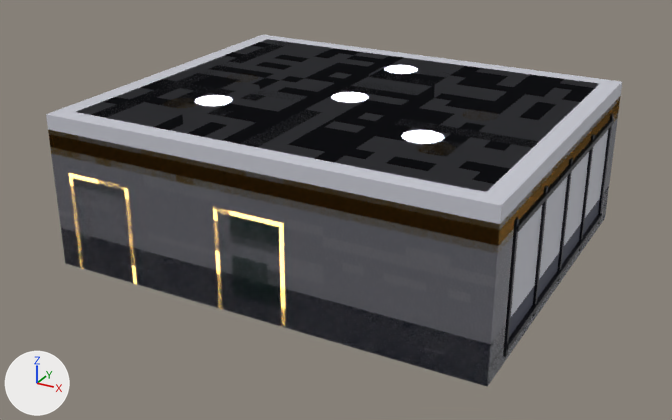
Before and after pictures for a commit that changed the glTF model nyc3000/public/models/interiors.glb.
Before and after are seen from a 50 mm lens placed at (11.22, -21.17, 11.42), pointed at (-0.12, -0.56, 1.11). Every picture has the same lights, and +X, +Y and +Z are marked at lower left. The first picture is the older version.

The first picture shows 'room_flat_loft', 'room_flat_penthouse', 'room_shop_bank'.
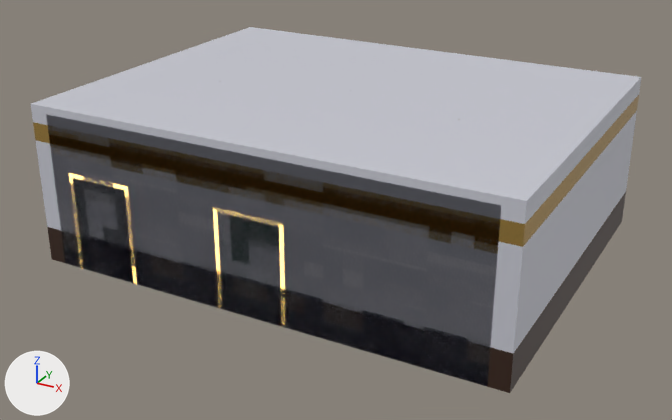
Boxes [x1, y1, x2, y2] around the edits, measured in the pictures (672 x 420 px):
'room_hotel_lobby', added: after [31, 27, 641, 393]
'room_shop_bank', unchanged, covered by the edit: before [46, 35, 622, 386]; after [46, 115, 501, 386]
'room_flat_loft', unchanged, covered by the edit: before [91, 41, 595, 184]

What changed in the scene script:
```text
Add me_room_hotel_lobby:
    me_room_hotel_lobby.from_pydata(...)  # 4147 vertices, 7884 faces; spans x -6.5..6.5, y -5.0..5.0, z 0.0..4.4
    me_room_hotel_lobby.materials.append(mat_marble_b)  # light grey #b9bac8
    me_room_hotel_lobby.materials.append(mat_marble_a)  # light grey #d9d9e2
    me_room_hotel_lobby.materials.append(mat_carpet_navy)  # dark blue #1a2a5a
    me_room_hotel_lobby.materials.append(mat_dark_wood)  # brown #3a2418
    me_room_hotel_lobby.materials.append(mat_marble_wall)  # light grey #cfd0da
    me_room_hotel_lobby.materials.append(mat_gold_m)  # orange #d8b060
    me_room_hotel_lobby.materials.append(mat_lamp_warm)  # beige #ffd9a0, glowing beige #ffd9a0
    me_room_hotel_lobby.materials.append(mat_neon_gold)  # orange #ffd27a, glowing orange #ffd27a
    me_room_hotel_lobby.materials.append(mat_dark)  # black #16171d
    me_room_hotel_lobby.materials.append(mat_screen_cyan)  # cyan #29f3ff, glowing cyan #29f3ff
    me_room_hotel_lobby.materials.append(mat_velvet)  # dark purple #6a1a4a
    me_room_hotel_lobby.materials.append(mat_rug)  # purple #8a4dff
    me_room_hotel_lobby.materials.append(mat_glass_top)  # black #101826
    me_room_hotel_lobby.materials.append(mat_pot)  # light grey #d9d4e4
    me_room_hotel_lobby.materials.append(mat_leaf)  # green #2f8a4a
    me_room_hotel_lobby.materials.append(mat_steel)  # grey #9aa2b0
    me_room_hotel_lobby.materials.append(mat_menu_yellow)  # orange #ffd27a, glowing orange #ffd27a
    me_room_hotel_lobby.materials.append(mat_door_glass)  # dark cyan #1c5a52
    me_room_hotel_lobby.materials.append(mat_exit_sign)  # green #3aff9a, glowing green #3aff9a
    me_room_hotel_lobby.materials.append(mat_door_mat)  # black #1a1c24
Add ob_room_hotel_lobby:
    ob_room_hotel_lobby = bpy.data.objects.new('room_hotel_lobby', me_room_hotel_lobby)
    ob_room_hotel_lobby.location = (0.0, 0.0, 0.0)
```
